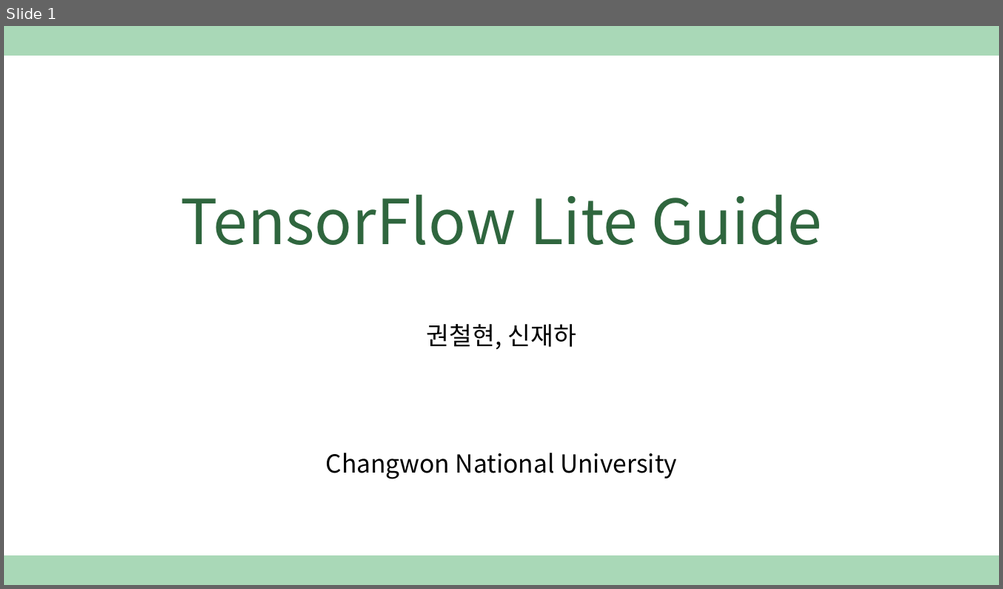
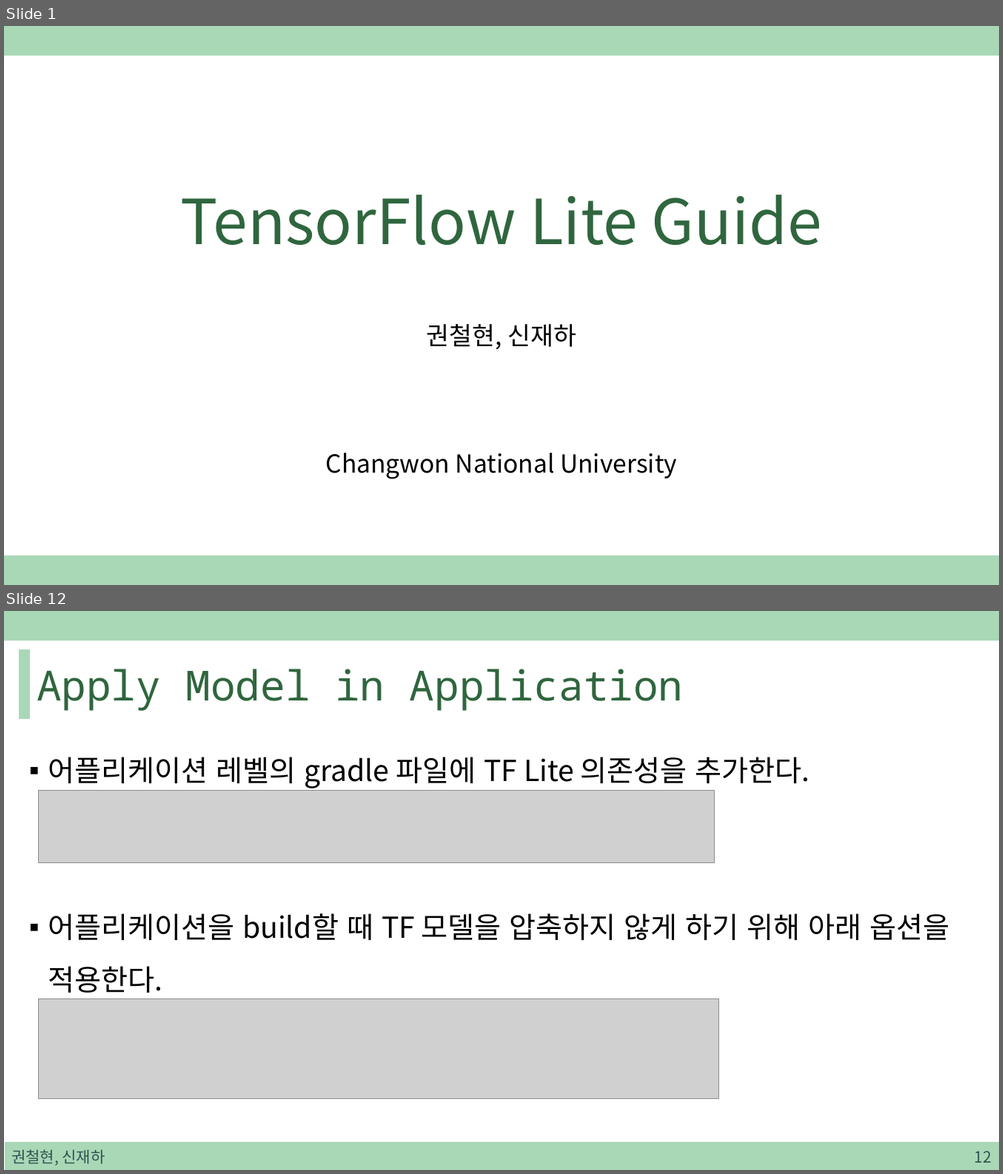
Before and after one commit to sjh4287/capston, a slide deck: 2022.01.07/TensorFlow Lite Guide.pptx. Shown one above the other, each under a label of ours: slide 1 before the commit, slides 1 and 12 after it; the slides between them are not shown. The pictures are 1003x589 and 1003x1174 pixels, drawn with LibreOffice and Linux fonts; fonts in the diff are those of the drawing; grey boxes stand for pictures. Boxes give left, top, right and bottom in pixels: in the first picture for what was removed or moved away, otherwise in the second. Text is boxed around its words. In the diff, an @@ line names an element or a change of style, - is before the commit and + after.

```diff
--- a/2022.01.07/TensorFlow Lite Guide.pptx
+++ b/2022.01.07/TensorFlow Lite Guide.pptx
@@ slide 12 added at (4, 611, 999, 1170), background #FFFFFF; not listed: 1 template element that a slide beside it also shows @@
@@ rectangle added at (20, 649, 29, 718), fill #A9D8B7, outline #A9D8B7 1 pt @@
@@ title added at (37, 669, 683, 711), 40 pt, text #2F663E @@
+Apply Model in Application
@@ text added at (48, 757, 950, 993), 28 pt, text #000000 @@
+▪ 어플리케이션 레벨의 gradle 파일에 TF Lite 의존성을 추가한다.
+▪ 어플리케이션을 build할 때 TF 모델을 압축하지 않게 하기 위해 아래 옵션을 적용한다.
@@ picture added at (39, 790, 715, 863) @@
@@ picture added at (39, 999, 719, 1099) @@
@@ rectangle added at (5, 1143, 999, 1170), fill #A9D8B7, outline #A9D8B7 1 pt @@
@@ text added at (11, 1150, 105, 1166), 15 pt, text #305250 @@
+권철현, 신재하
@@ page number added at (974, 1151, 991, 1163), 15 pt, text #305250 @@
+12
```
Also in this commit, not shown: 21 other slides added.
